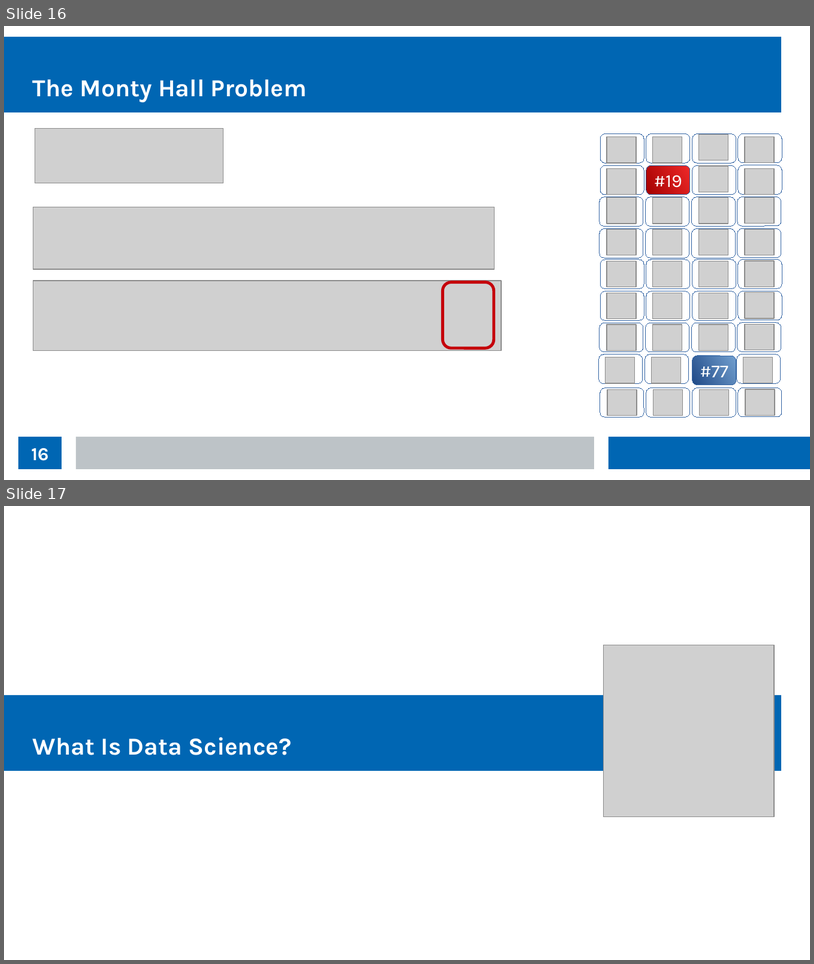
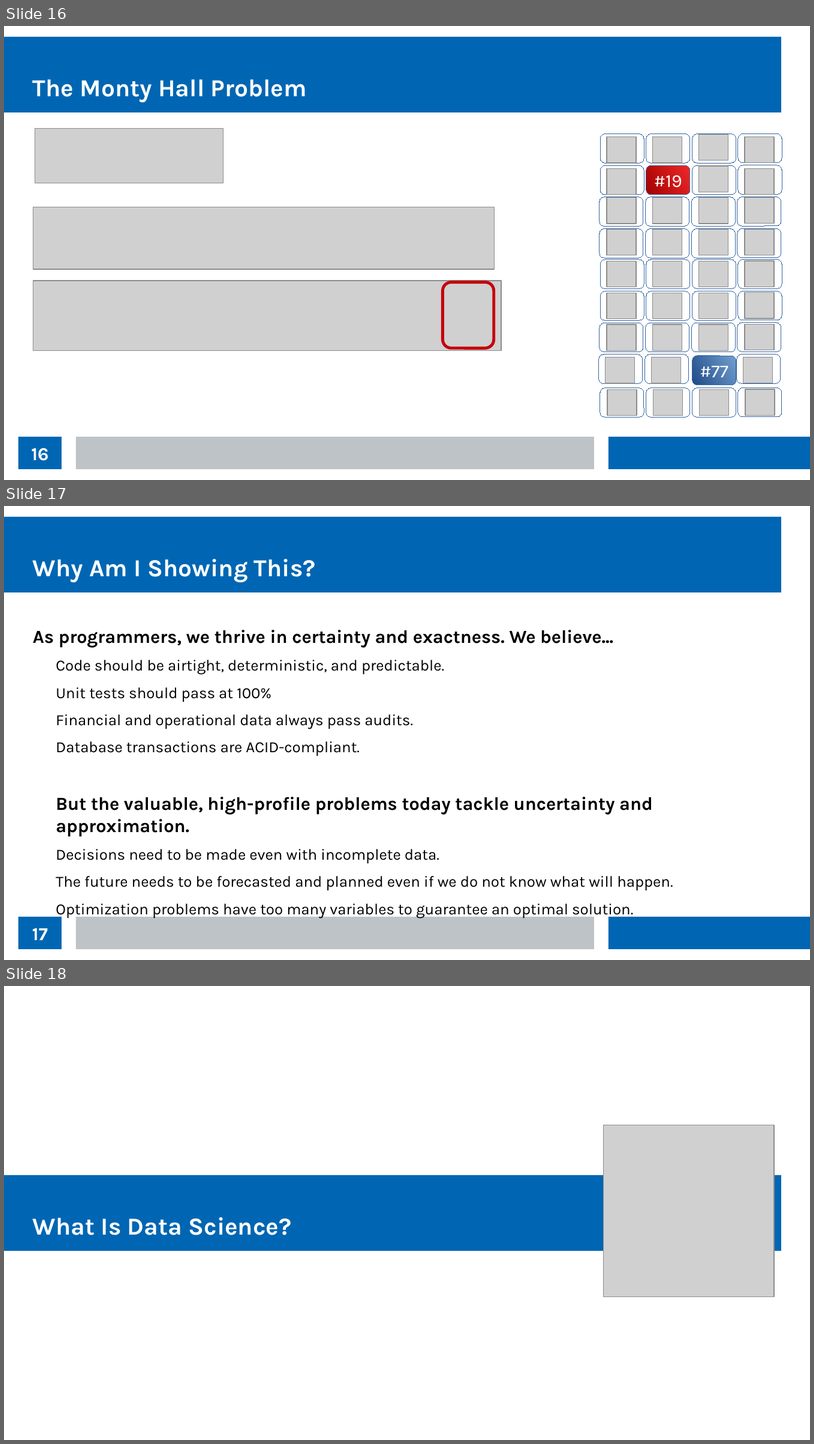
Before and after one commit to thomasnield/kotlin_data_science_talk_ChicagoJUG, a slide deck: kotlin_data_science_talk_chijug_slides.odp. Shown one above the other, each under a label of ours: slides 16 and 17 before the commit, slides 16, 17 and 18 after it. The pictures are 814x964 and 814x1444 pixels, drawn with LibreOffice and Linux fonts; fonts in the diff are those of the drawing; grey boxes stand for pictures. Boxes give left, top, right and bottom in pixels: in the first picture for what was removed or moved away, otherwise in the second. Text is boxed around its words. In the diff, an @@ line names an element or a change of style, - is before the commit and + after.

```diff
--- a/kotlin_data_science_talk_chijug_slides.odp
+++ b/kotlin_data_science_talk_chijug_slides.odp
@@ slide 17 added at (x1=4, y1=506, x2=810, y2=960), background #FFFFFF; not listed: 3 template elements that a slide beside it also shows @@
@@ title added at (x1=33, y1=559, x2=316, y2=583), 24 pt, text #FFFFFF, bold @@
+Why Am I Showing This?
@@ text added at (x1=33, y1=630, x2=673, y2=918), 15.3 pt, text #000000 @@
+As programmers, we thrive in certainty and exactness. We believe...
+  Code should be airtight, deterministic, and predictable.
+  Unit tests should pass at 100%
+  Financial and operational data always pass audits.
+  Database transactions are ACID-compliant.
+But the valuable, high-profile problems today tackle uncertainty and approximation.
+  Decisions need to be made even with incomplete data.
+  The future needs to be forecasted and planned even if we do not know what will happen.
+  Optimization problems have too many variables to guarantee an optimal solution.
@@ page number added at (x1=18, y1=916, x2=62, y2=949), fill #0066B3, 18 pt, text #FFFFFF, bold @@
+17
@@ what was slide 17 is now slide 18 @@
```
Also in this commit, not shown: 3 slides changed, 1 slide removed.
